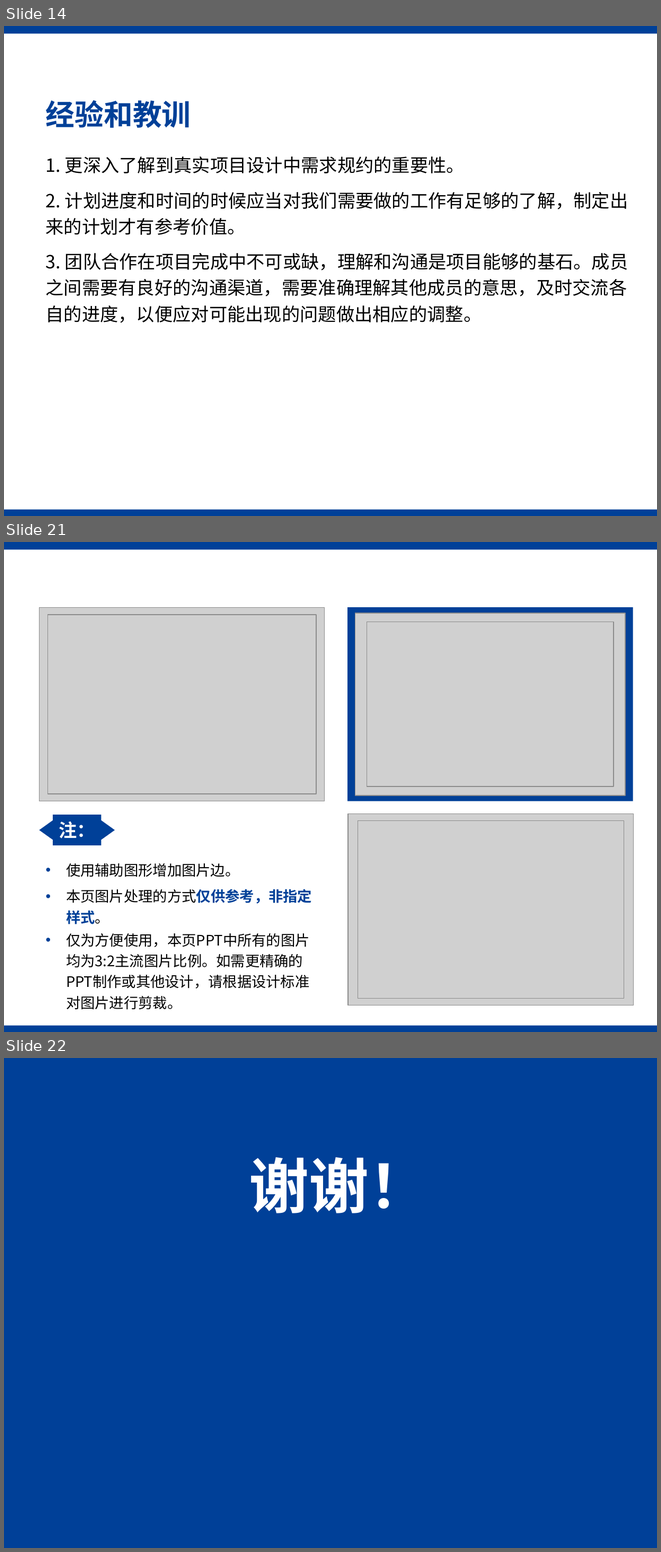
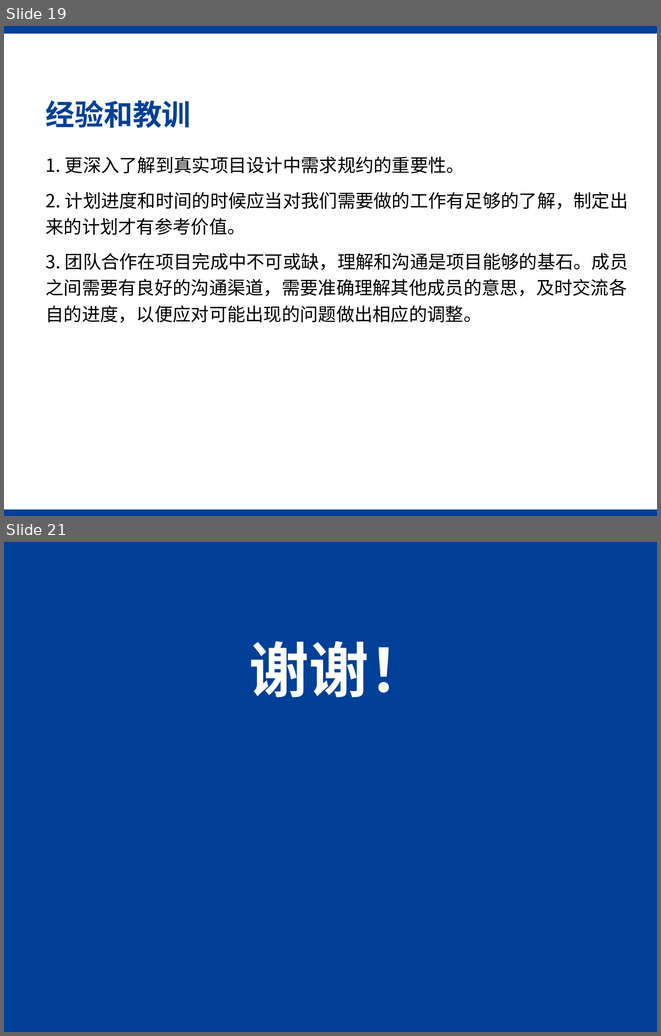
Before and after one commit to SJTU-SEP-21/SEP-21, a slide deck: UIPrototype/答辩ppt究极基础版本.pptx. Shown one above the other, each under a label of ours: slides 14, 21 and 22 before the commit, slides 19 and 21 after it; the slides between them are not shown. The pictures are 661x1552 and 661x1036 pixels, drawn with LibreOffice and Linux fonts; fonts in the diff are those of the drawing; grey boxes stand for pictures; background and template pictures are left out. Boxes give left, top, right and bottom in pixels: in the first picture for what was removed or moved away, otherwise in the second. Text is boxed around its words. In the diff, an @@ line names an element or a change of style, - is before the commit and + after.

```diff
--- a/UIPrototype/答辩ppt究极基础版本.pptx
+++ b/UIPrototype/答辩ppt究极基础版本.pptx
@@ slide 21 removed at box(4, 542, 657, 1032), background #FFFFFF; not listed: 2 template elements that a slide beside it also shows @@
@@ picture removed at box(40, 607, 325, 801) @@
@@ picture removed at box(48, 615, 316, 793) @@
@@ rectangle removed at box(347, 607, 633, 801) @@
@@ picture removed at box(355, 613, 625, 795) @@
@@ picture removed at box(367, 622, 614, 786) @@
@@ freeform shape removed at box(40, 814, 115, 845) @@
-注：
@@ picture removed at box(348, 814, 634, 1005) @@
@@ picture removed at box(358, 821, 624, 998) @@
@@ text removed at box(66, 863, 312, 1009) @@
-• 使用辅助图形增加图片边。
-• 本页图片处理的方式仅供参考，非指定样式。
-• 仅为方便使用，本页PPT中所有的图片均为3:2主流图片比例。如需更精确的PPT制作或其他设计，请根据设计标准对图片进行剪裁。
@@ what was slide 14 is now slide 19 @@
@@ what was slide 22 is now slide 21 @@
```
Also in this commit, not shown: 7 slides changed, 4 slides added, 4 other slides removed.
